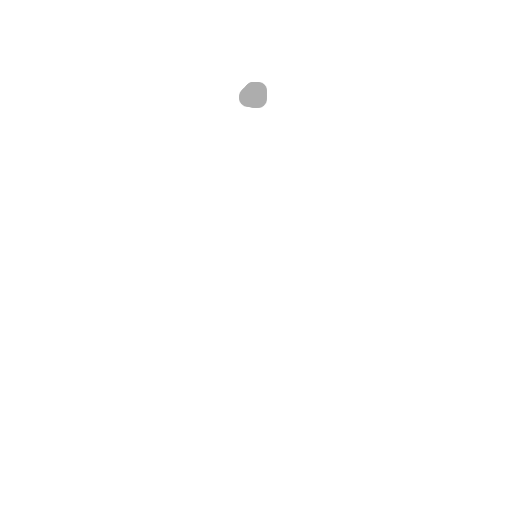
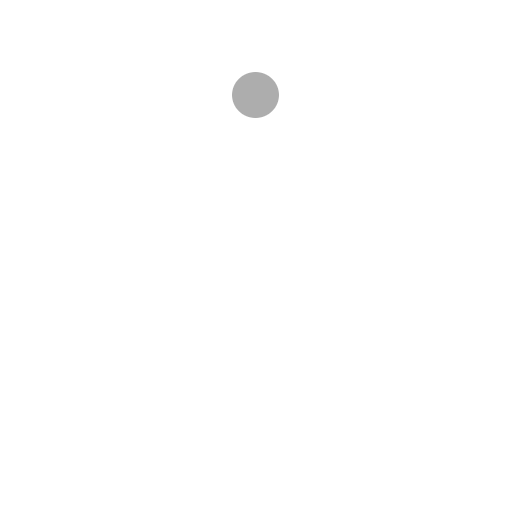
Revision of a layered w=512, h=512 image; what changed, layer by layer:
added layer "Layer #2" above "Layer #1" over [232, 72, 279, 118]
hid "Layer #1" over [239, 82, 267, 108]
hid "Layer" over [232, 75, 279, 118]
